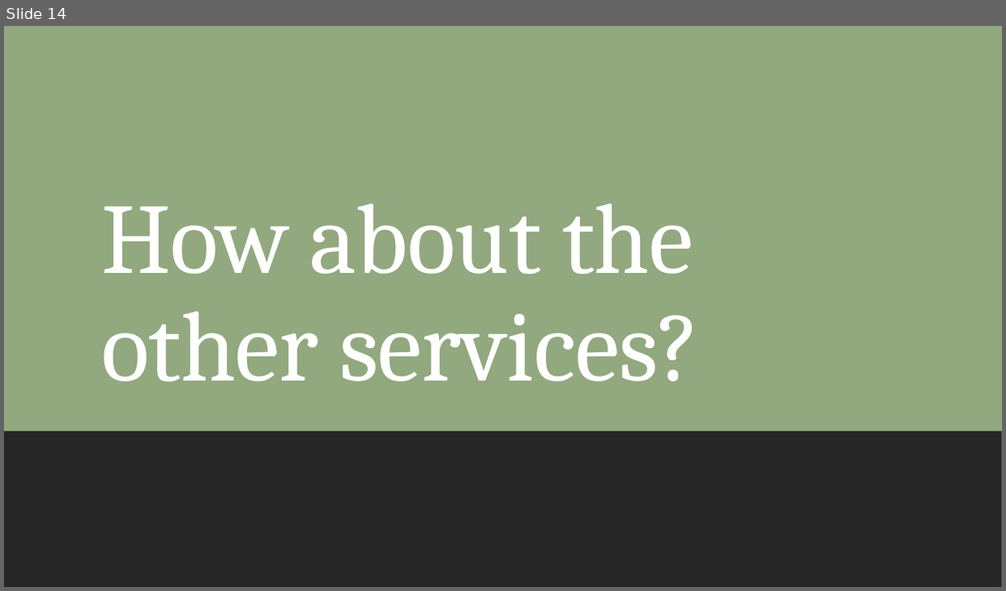
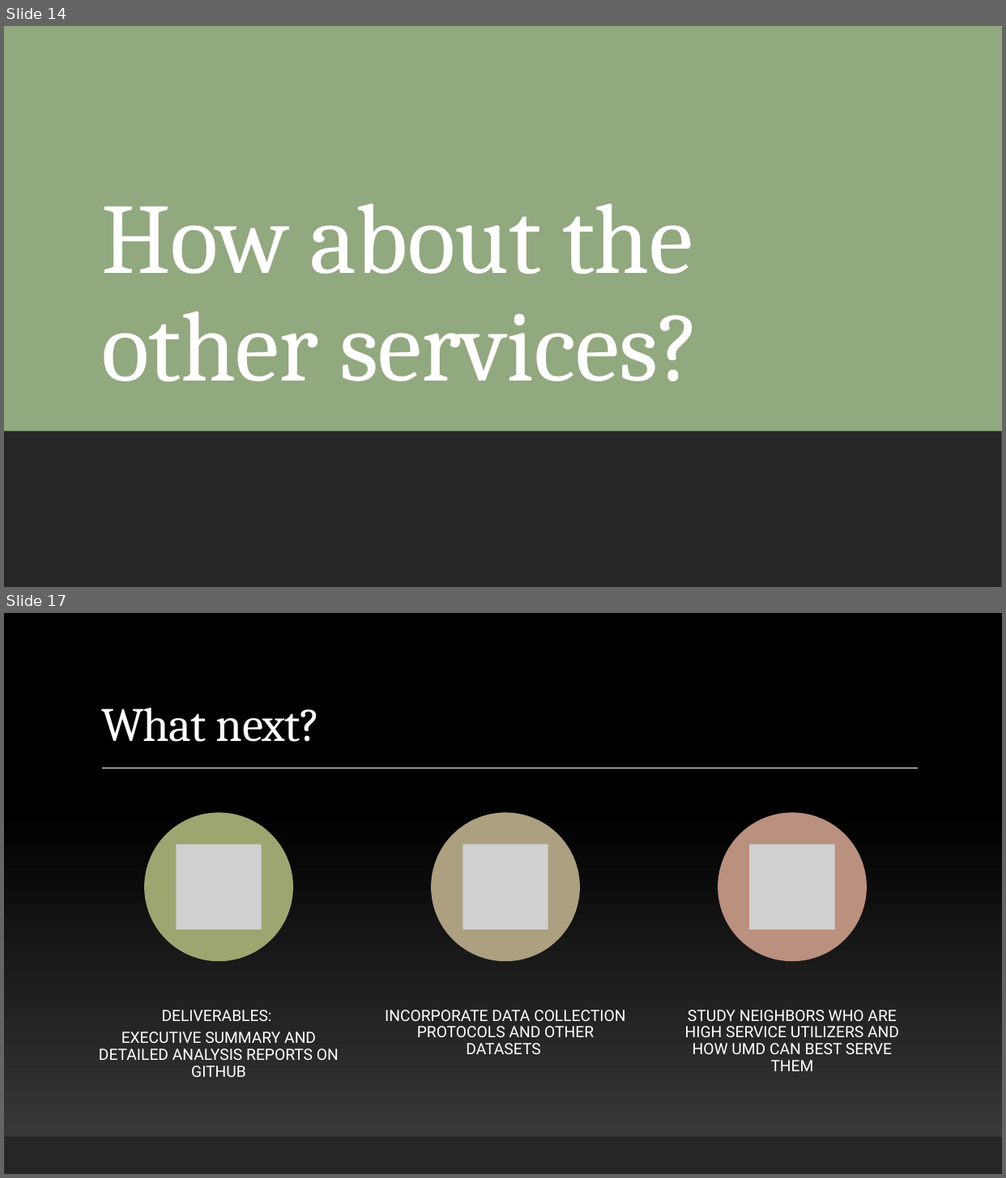
Before and after one commit to datasci611/bios611-projects-fall-2019-alvinthomas, a slide deck: project_1/results/project1_presentation_alvinthomas.pptx. Shown one above the other, each under a label of ours: slide 14 before the commit, slides 14 and 17 after it; the slides between them are not shown. The pictures are 1006x591 and 1006x1178 pixels, drawn with LibreOffice and Linux fonts; fonts in the diff are those of the drawing; grey boxes stand for pictures. Boxes give left, top, right and bottom in pixels: in the first picture for what was removed or moved away, otherwise in the second. Text is boxed around its words. In the diff, an @@ line names an element or a change of style, - is before the commit and + after.

```diff
--- a/project_1/results/project1_presentation_alvinthomas.pptx
+++ b/project_1/results/project1_presentation_alvinthomas.pptx
@@ slide 17 added at (4, 613, 1002, 1174), background gradient #3F3F3F to #000000 @@
@@ title added at (101, 708, 320, 742), 46 pt, text #FFFFFF @@
+What next?
@@ line added from (102, 769) to (918, 769), #FFFFFF 1 pt @@
@@ group added at (99, 813, 899, 1077): 3 ellipses, 3 pictures, 3 texts @@
+DELIVERABLES:
+EXECUTIVE SUMMARY AND DETAILED ANALYSIS REPORTS ON GITHUB
+INCORPORATE DATA COLLECTION PROTOCOLS AND OTHER DATASETS
+STUDY NEIGHBORS WHO ARE HIGH SERVICE UTILIZERS AND HOW UMD CAN BEST SERVE THEM
@@ rectangle added at (4, 1137, 1002, 1174), fill #262626 @@
```
Also in this commit, not shown: 5 slides changed, 1 other slide added, 1 slide removed, 1 other file.
